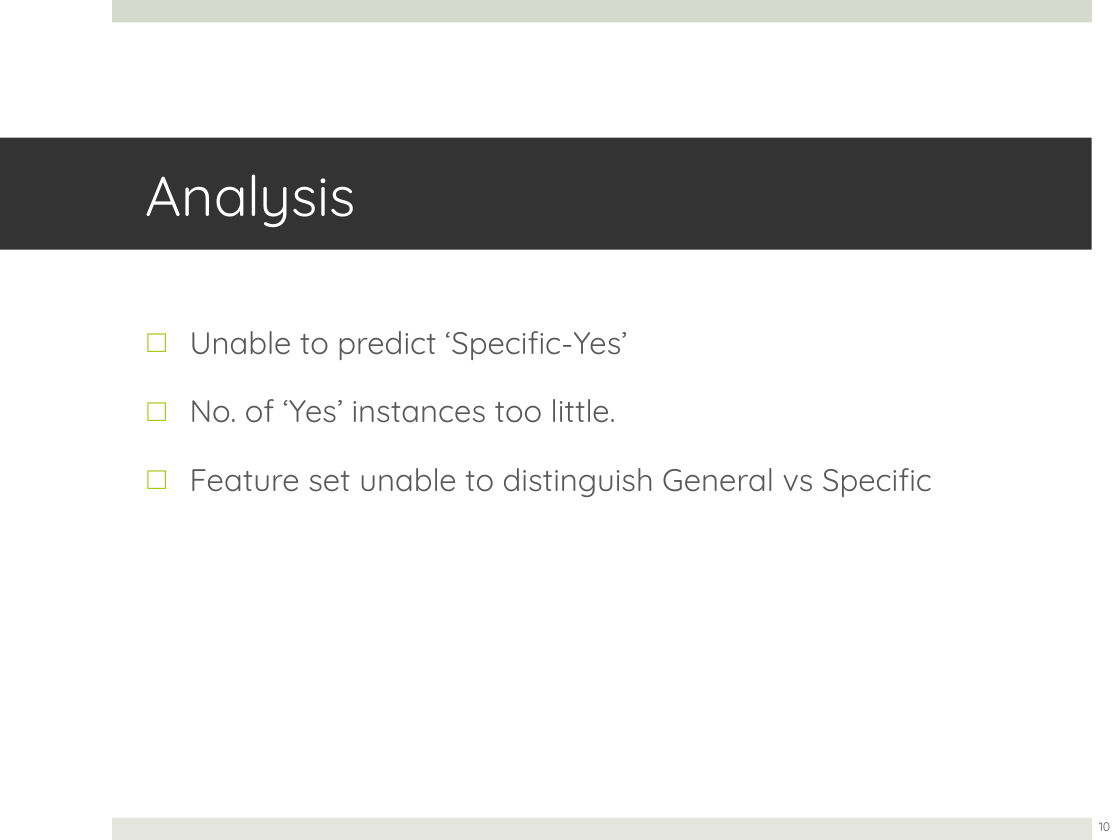
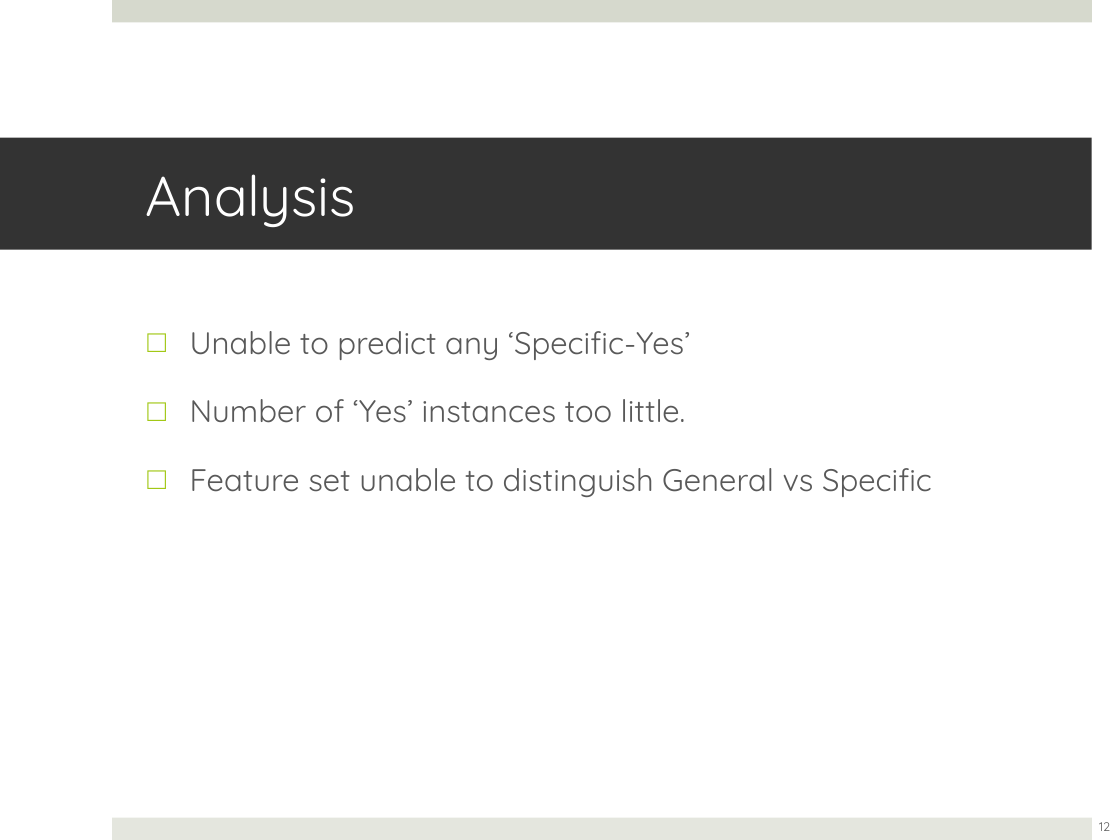
Before and after one commit to lwheng/fyp, a slide deck: slide 12 of presentation/fypupdate-2012-09-28.ppt (slide 10 before the commit). Drawn at 1120x840 pixels with LibreOffice and Linux fonts; fonts in the diff are those of the drawing. Boxes give left, top, right and bottom in pixels: in the first picture for what was removed or moved away, otherwise in the second. Text is boxed around its words. In the diff, an @@ line names an element or a change of style, - is before the commit and + after.

```diff
--- a/presentation/fypupdate-2012-09-28.ppt
+++ b/presentation/fypupdate-2012-09-28.ppt
@@ text at <box>190,331,690,423</box>: text changed @@
-□ Unable to predict ‘Specific-Yes’
-□ No. of ‘Yes’ instances too little.
+□ Unable to predict any ‘Specific-Yes’
+□ Number of ‘Yes’ instances too little.
@@ page number at <box>1099,822,1110,831</box>: text changed @@
-10
+12
```
Also in this commit, not shown: 5 other slides changed, 2 slides added, 5 other files.
